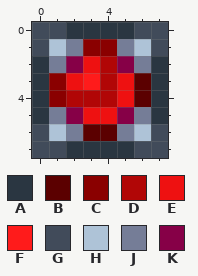
A pixel-art sprite gets an edit: Items/SignalCounter.png. The first picture shows the starting point.
The file is 16x16 pixels, drawn in blocks of 2x2; one block is one cell here.
Palette (. is transparent): A #2a3641  B #5b0000  C #8a0000  D #b10606  E #ee1111  F #ff1b1b  G #414b5a  H #aec3d7  J #757d97  K #860047
Pixels before, first column x 0:
0 GGAAAAGG
1 GHJCCJHG
2 AJKEDKJA
3 ACEFDEBA
4 ACDDDEBA
5 AJKEEKJA
6 GHJBBJHG
7 GGAAAAGG
The same view after the edit:
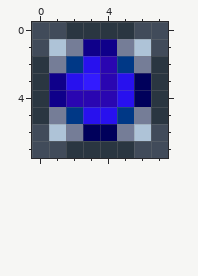
Change:
colour B: #5b0000 -> #00005b
colour C: #8a0000 -> #0f008a
colour D: #b10606 -> #2a06b1
colour E: #ee1111 -> #2811ee
colour F: #ff1b1b -> #331bff
colour K: #860047 -> #003886
